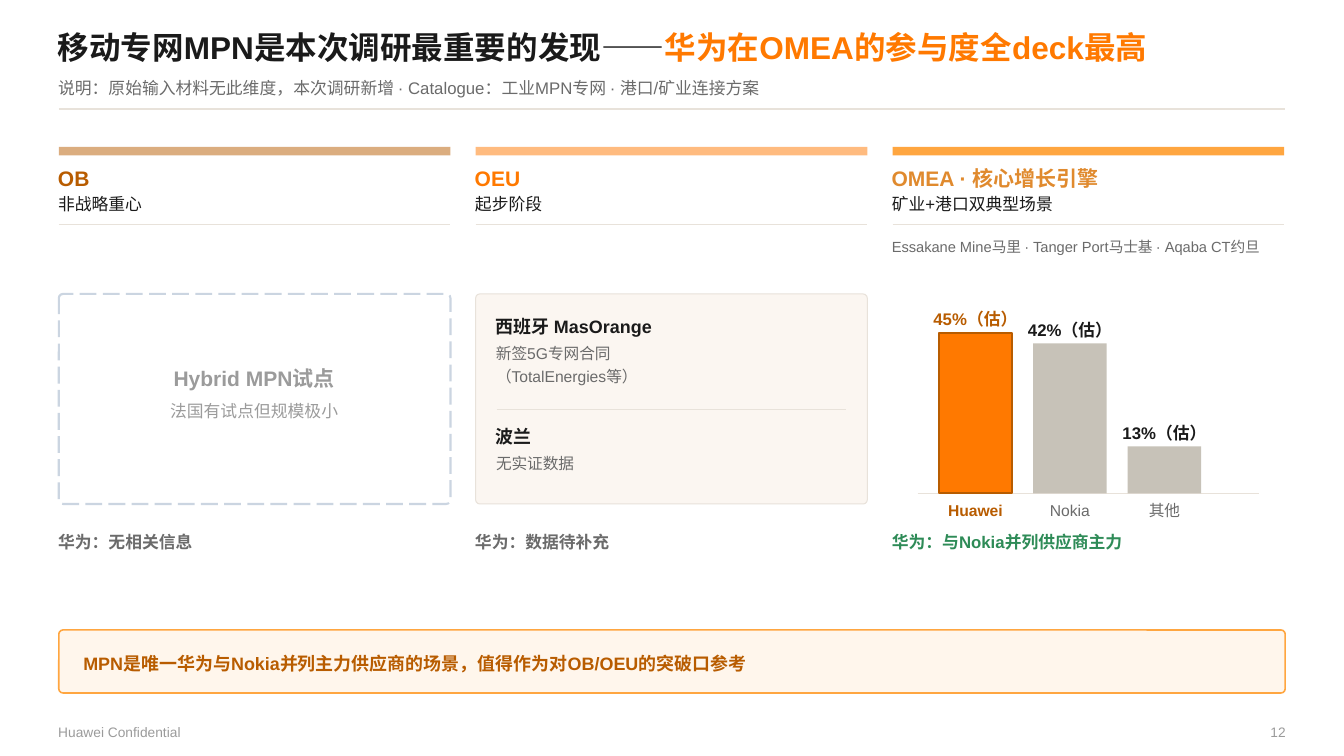
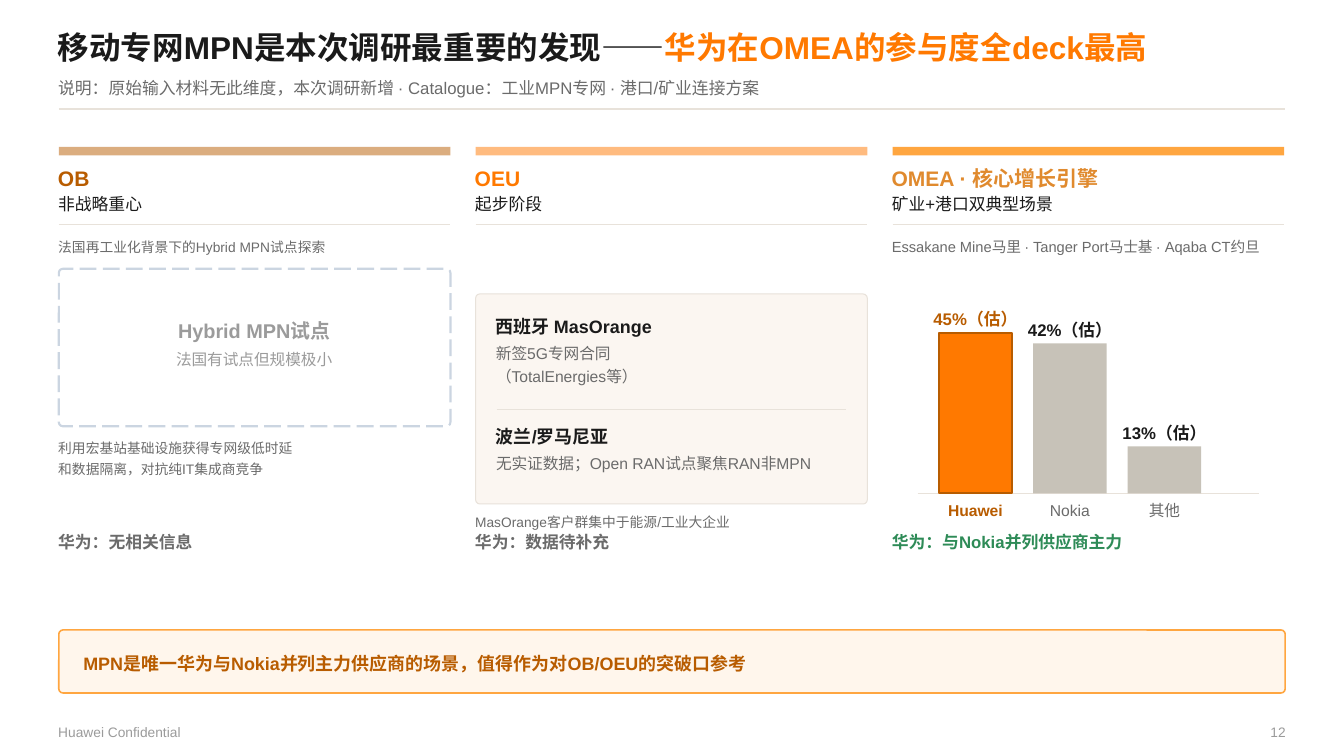
Before and after one commit to Chaoding1215/Claude, a slide deck: slide 12 of reference/Orange Business 三大区域B2B业务洞察 20260703.pptx. Drawn at 1344x756 pixels with LibreOffice and Linux fonts; fonts in the diff are those of the drawing. Boxes give left, top, right and bottom in pixels: in the first picture for what was removed or moved away, otherwise in the second. Text is boxed around its words. In the diff, an @@ line names an element or a change of style, - is before the commit and + after.

```diff
--- a/reference/Orange Business 三大区域B2B业务洞察 20260703.pptx
+++ b/reference/Orange Business 三大区域B2B业务洞察 20260703.pptx
@@ rounded rectangle: place and size @@
-rounded rectangle at bbox=[58, 294, 451, 504]
+rounded rectangle at bbox=[58, 269, 451, 426]
@@ rounded rectangle at bbox=[58, 269, 451, 426]: proportions changed @@
@@ text added at bbox=[58, 240, 326, 255], 9.8 pt, text #6B6B6B @@
+法国再工业化背景下的Hybrid MPN试点探索
@@ text "Hybrid MPN试点": place and size @@
-text "Hybrid MPN试点" at bbox=[174, 369, 335, 390]
+text "Hybrid MPN试点" at bbox=[178, 323, 330, 342]
@@ text "Hybrid MPN试点" at bbox=[178, 323, 330, 342]: size 15 to 14.2 pt @@
@@ text "法国有试点但规模极小": place and size @@
-text "法国有试点但规模极小" at bbox=[170, 403, 338, 418]
+text "法国有试点但规模极小" at bbox=[176, 352, 332, 366]
@@ text "法国有试点但规模极小" at bbox=[176, 352, 332, 366]: size 12 to 11.2 pt @@
@@ text added at bbox=[58, 441, 292, 454], 9.8 pt, text #6B6B6B @@
+利用宏基站基础设施获得专网级低时延
@@ text at bbox=[496, 427, 609, 445]: text changed @@
-波兰
+波兰/罗马尼亚
@@ text added at bbox=[58, 462, 263, 475], 9.8 pt, text #6B6B6B @@
+和数据隔离，对抗纯IT集成商竞争
@@ text at bbox=[496, 456, 811, 472]: text changed @@
-无实证数据
+无实证数据；Open RAN试点聚焦RAN非MPN
@@ text added at bbox=[475, 516, 730, 530], 9.8 pt, text #6B6B6B @@
+MasOrange客户群集中于能源/工业大企业
```
Also in this commit, not shown: 8 other slides changed, 1 slide added, 1 slide removed, 1 other file.
